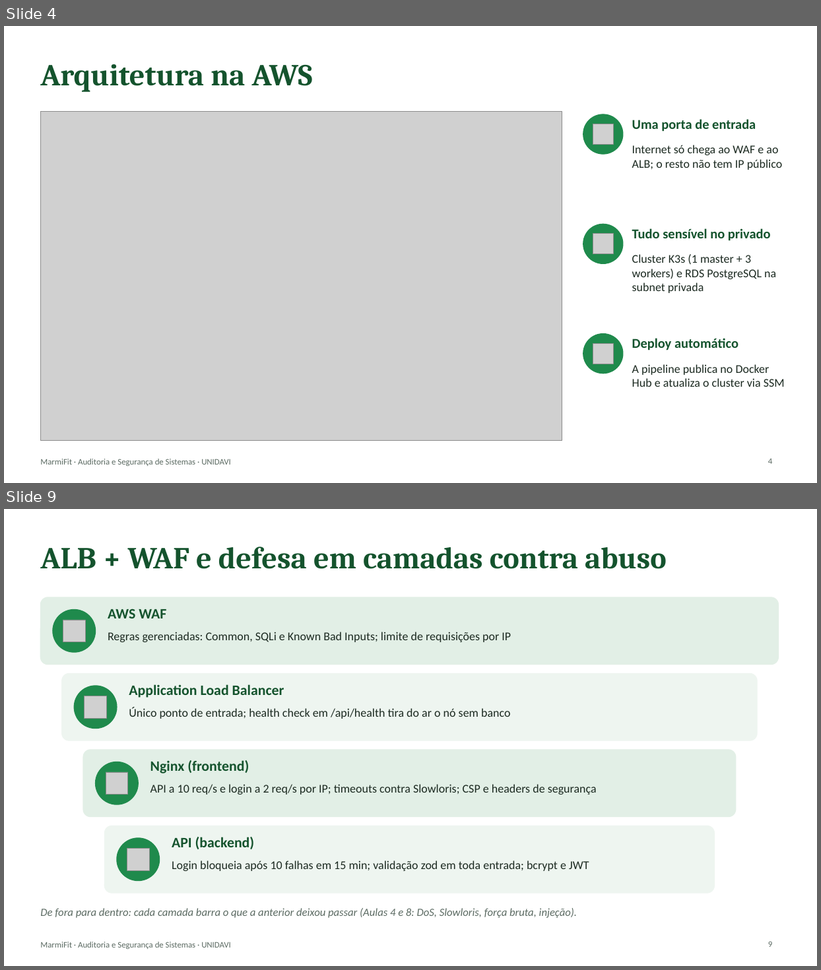
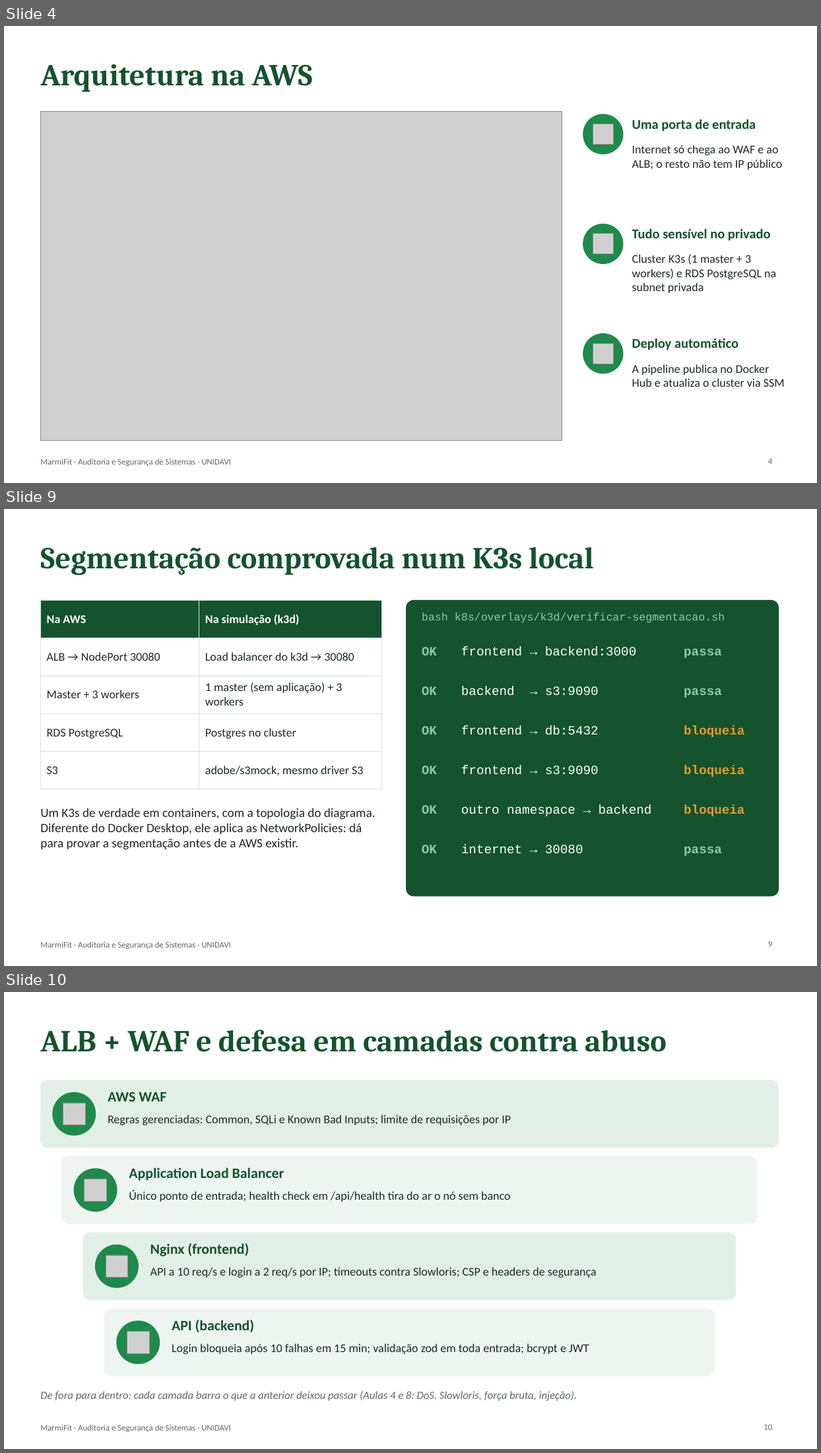
Before and after one commit to 1GustavoBorgonha1/aplicacao_tb_fnl_si, a slide deck: docs/apresentacao/MarmiFit-apresentacao.pptx. Shown one above the other, each under a label of ours: slides 4 and 9 before the commit, slides 4, 9 and 10 after it; the slides between them are not shown. The pictures are 821x970 and 821x1453 pixels, drawn with LibreOffice and Linux fonts; fonts in the diff are those of the drawing; grey boxes stand for pictures. Boxes give left, top, right and bottom in pixels: in the first picture for what was removed or moved away, otherwise in the second. Text is boxed around its words. In the diff, an @@ line names an element or a change of style, - is before the commit and + after.

```diff
--- a/docs/apresentacao/MarmiFit-apresentacao.pptx
+++ b/docs/apresentacao/MarmiFit-apresentacao.pptx
@@ slide 9 added at [4, 509, 817, 966], background #FFFFFF; not listed: 1 template element that a slide beside it also shows @@
@@ title added at [40, 547, 593, 575], 36 pt, text #14532D, bold @@
+Segmentação comprovada num K3s local
@@ table added at [40, 601, 382, 778], 5 rows, 2 columns @@
+Na AWS | Na simulação (k3d)
+ALB → NodePort 30080 | Load balancer do k3d → 30080
+Master + 3 workers | 1 master (sem aplicação) + 3 workers
+RDS PostgreSQL | Postgres no cluster
+S3 | adobe/s3mock, mesmo driver S3
@@ rounded rectangle added at [407, 601, 779, 896], fill #14532D, outline #14532D 1 pt @@
@@ text added at [422, 613, 725, 623], 13 pt, text #8FC9A6 @@
+bash k8s/overlays/k3d/verificar-segmentacao.sh
@@ text added at [422, 647, 437, 656], 15 pt, text #8FC9A6, bold @@
+OK
@@ text added at [461, 647, 636, 656], 15 pt, text #FFFFFF @@
+frontend → backend:3000
@@ text added at [684, 649, 722, 658], 15 pt, text #8FC9A6, bold @@
+passa
@@ text added at [422, 687, 437, 695], 15 pt, text #8FC9A6, bold @@
+OK
@@ text added at [461, 687, 599, 696], 15 pt, text #FFFFFF @@
+backend → s3:9090
@@ text added at [684, 689, 722, 698], 15 pt, text #8FC9A6, bold @@
+passa
@@ text added at [422, 726, 437, 735], 15 pt, text #8FC9A6, bold @@
+OK
@@ text added at [461, 726, 599, 735], 15 pt, text #FFFFFF @@
+frontend → db:5432
@@ text added at [684, 726, 745, 737], 15 pt, text #E39B2D, bold @@
+bloqueia
@@ text added at [422, 766, 437, 774], 15 pt, text #8FC9A6, bold @@
+OK
@@ text added at [461, 766, 599, 775], 15 pt, text #FFFFFF @@
+frontend → s3:9090
@@ text added at [684, 766, 745, 777], 15 pt, text #E39B2D, bold @@
+bloqueia
@@ text added at [422, 805, 437, 814], 15 pt, text #8FC9A6, bold @@
+OK
@@ text added at [461, 805, 652, 817], 15 pt, text #FFFFFF @@
+outro namespace → backend
@@ text added at [684, 805, 745, 817], 15 pt, text #E39B2D, bold @@
+bloqueia
@@ text added at [40, 808, 376, 850], 15 pt, text #1C2A21 @@
+Um K3s de verdade em containers, com a topologia do diagrama. Diferente do Docker Desktop, ele aplica as NetworkPolicies: dá para provar a segmentação antes de a AWS existir.
@@ text added at [422, 845, 437, 854], 15 pt, text #8FC9A6, bold @@
+OK
@@ text added at [461, 845, 583, 854], 15 pt, text #FFFFFF @@
+internet → 30080
@@ text added at [684, 847, 722, 856], 15 pt, text #8FC9A6, bold @@
+passa
@@ page number added at [768, 941, 772, 947], 10 pt, text #5C6B63 @@
+9
@@ what was slide 9 is now slide 10 @@
@@ page number at [764, 1425, 772, 1430]: text changed @@
-9
+10
```
Also in this commit, not shown: 8 slides changed, 1 other file.
